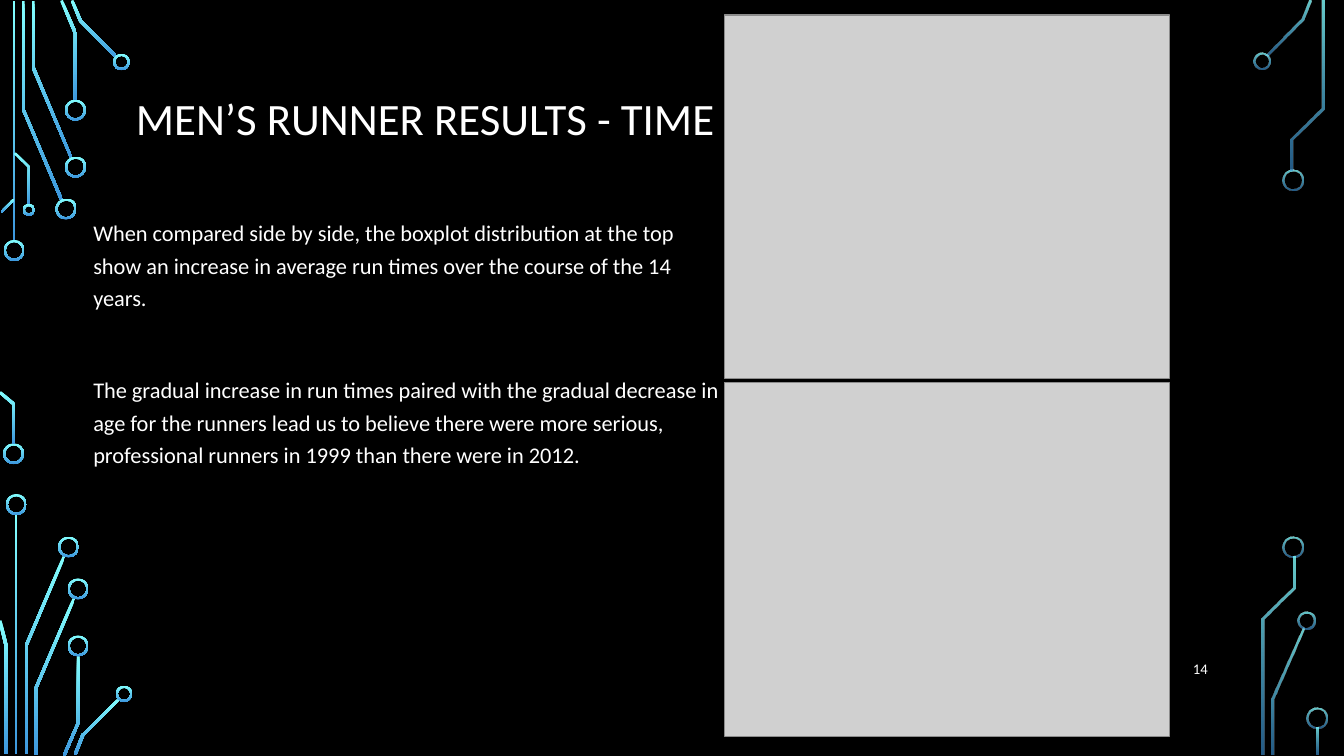
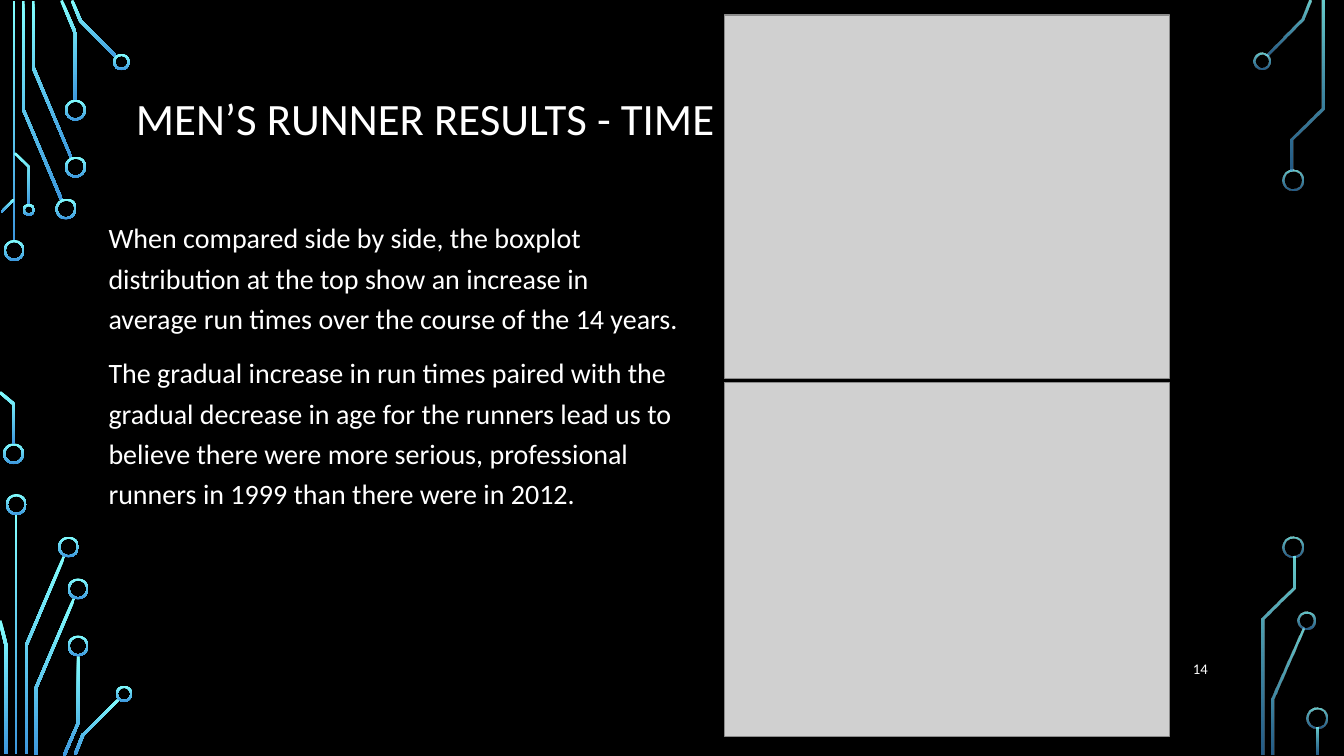
Before and after one commit to elkinst65/QTW_08, a slide deck: slide 14 of infographic.pptx. Drawn at 1344x756 pixels with LibreOffice and Linux fonts; fonts in the diff are those of the drawing; grey boxes stand for pictures; background and template pictures are left out. Boxes give left, top, right and bottom in pixels: in the first picture for what was removed or moved away, otherwise in the second. Text is boxed around its words. In the diff, an @@ line names an element or a change of style, - is before the commit and + after.

```diff
--- a/infographic.pptx
+++ b/infographic.pptx
@@ text "When compared side by side, ..." moved from (x1=93, y1=225, x2=718, y2=467) to (x1=109, y1=228, x2=677, y2=505) @@
@@ text "When compared side by side, ..." at (x1=109, y1=228, x2=677, y2=505): size 16 to 20 pt @@
```
Also in this commit, not shown: 17 other slides changed, 1 slide added, 1 other file.
